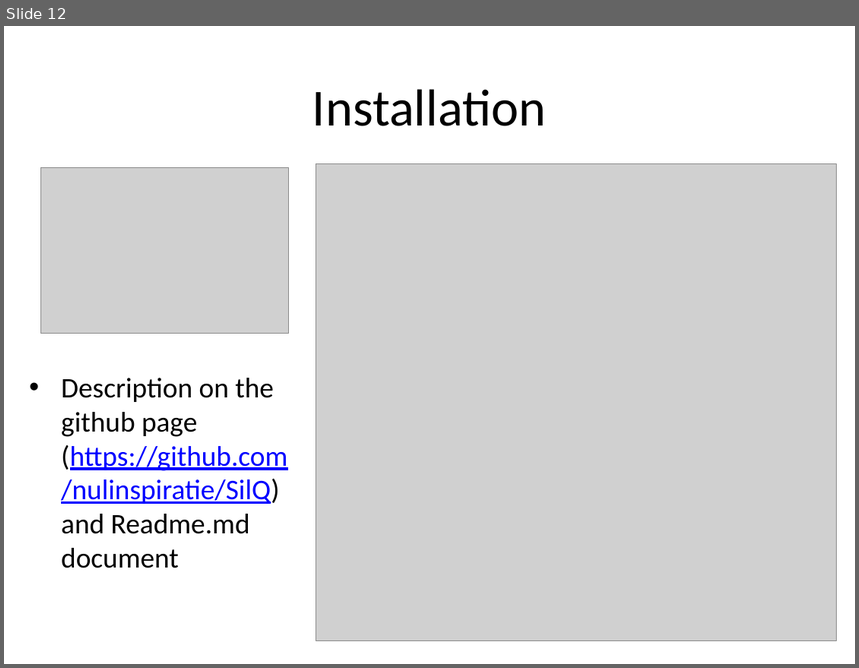
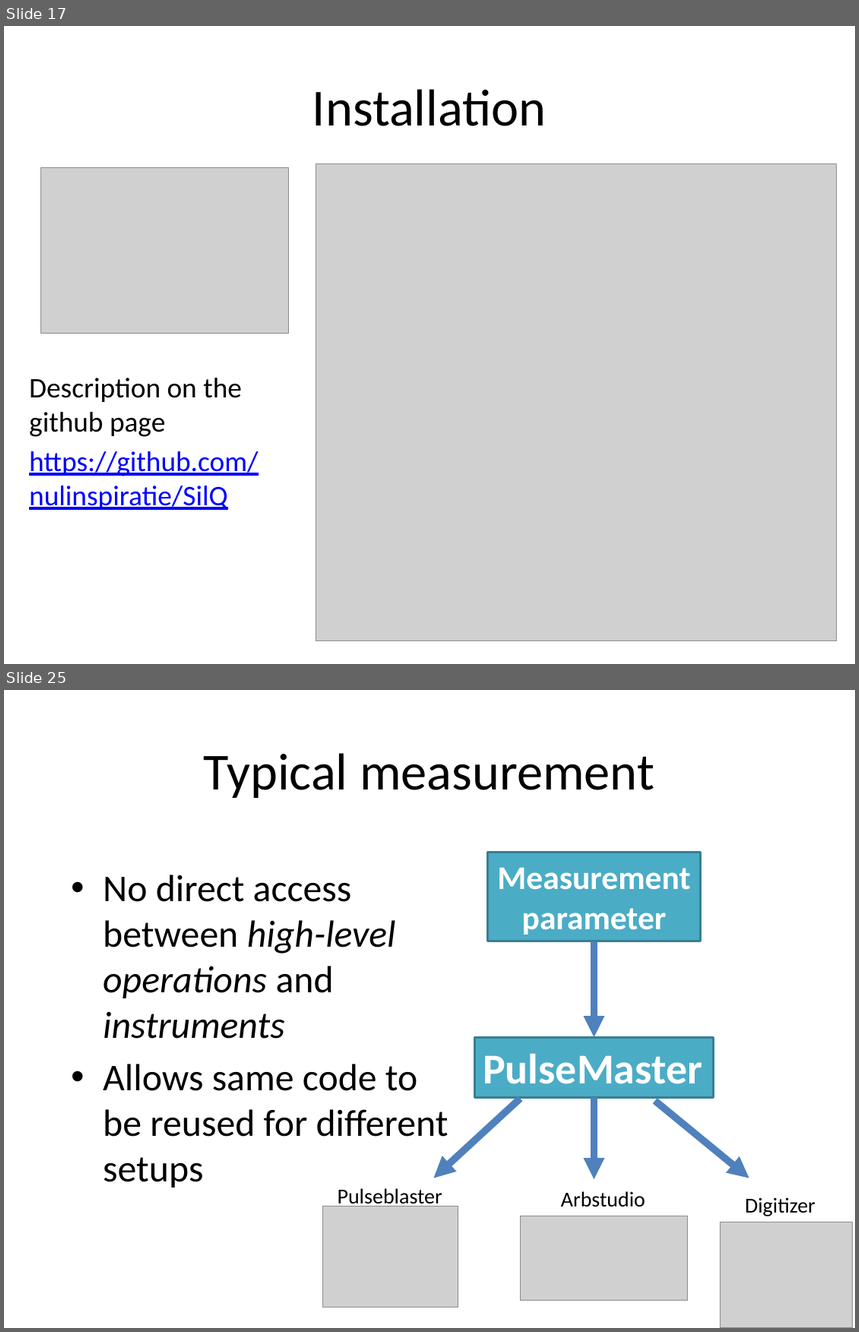
Before and after one commit to nulinspiratie/SilQ, a slide deck: personal/Steffi/How to presentation.pptx. Shown one above the other, each under a label of ours: slide 12 before the commit, slides 17 and 25 after it; the slides between them are not shown. The pictures are 859x668 and 859x1332 pixels, drawn with LibreOffice and Linux fonts; fonts in the diff are those of the drawing; grey boxes stand for pictures. Boxes give left, top, right and bottom in pixels: in the first picture for what was removed or moved away, otherwise in the second. Text is boxed around its words. In the diff, an @@ line names an element or a change of style, - is before the commit and + after.

```diff
--- a/personal/Steffi/How to presentation.pptx
+++ b/personal/Steffi/How to presentation.pptx
@@ slide 25 added at [4, 690, 855, 1328], background #FFFFFF @@
@@ title added at [204, 753, 655, 798], 44 pt, text #000000 @@
+Typical measurement
@@ rectangle added at [487, 853, 700, 941], fill #4BACC6, outline #377F92 2 pt, 28 pt, text #FFFFFF, bold @@
+Measurement
+parameter
@@ text added at [103, 875, 449, 1188], 32 pt, text #000000 @@
+• No direct access between high-level operations and instruments
+• Allows same code to be reused for different setups
@@ arrow added from (594, 941) to (594, 1037), #4F81BD 6 pt @@
@@ rectangle added at [474, 1037, 714, 1097], fill #4BACC6, outline #377F92 2 pt, 36 pt, text #FFFFFF, bold @@
+PulseMaster
@@ arrow added from (520, 1099) to (434, 1179), #4F81BD 6 pt @@
@@ arrow added from (594, 1097) to (594, 1179), #4F81BD 6 pt @@
@@ arrow added from (655, 1101) to (750, 1179), #4F81BD 6 pt @@
@@ text added at [338, 1189, 443, 1208], 18 pt, text #000000 @@
+Pulseblaster
@@ picture added at [323, 1207, 458, 1308] @@
@@ text added at [561, 1192, 645, 1208], 18 pt, text #000000 @@
+Arbstudio
@@ text added at [745, 1198, 816, 1217], 18 pt, text #000000 @@
+Digitizer
@@ picture added at [520, 1216, 687, 1300] @@
@@ picture added at [720, 1223, 853, 1328] @@
@@ what was slide 12 is now slide 17 @@
@@ slide 17 changed as well @@
@@ text at [29, 378, 258, 510]: text changed; text colour #000000 to #0000FF @@
-• Description on the github page (https://github.com/nulinspiratie/SilQ) and Readme.md document
+Description on the github page
+https://github.com/nulinspiratie/SilQ
```
Also in this commit, not shown: 8 other slides changed, 14 other slides added, 4 slides removed, 2 other files.
